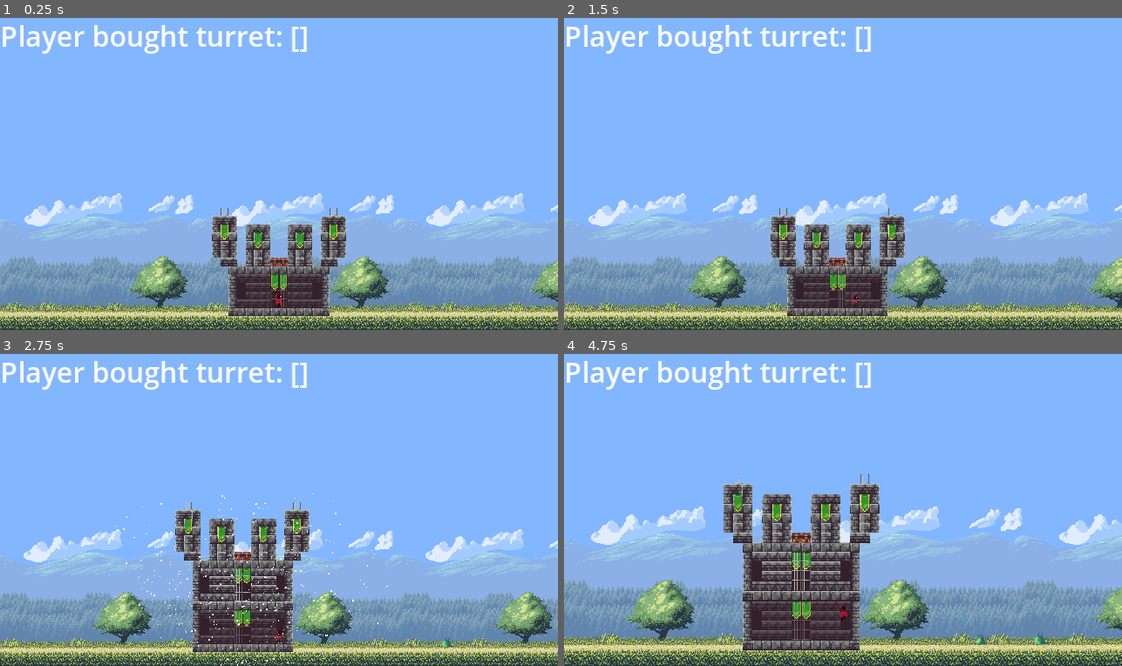
Above: before the commit, frames 1-4 (two rows, left to right).
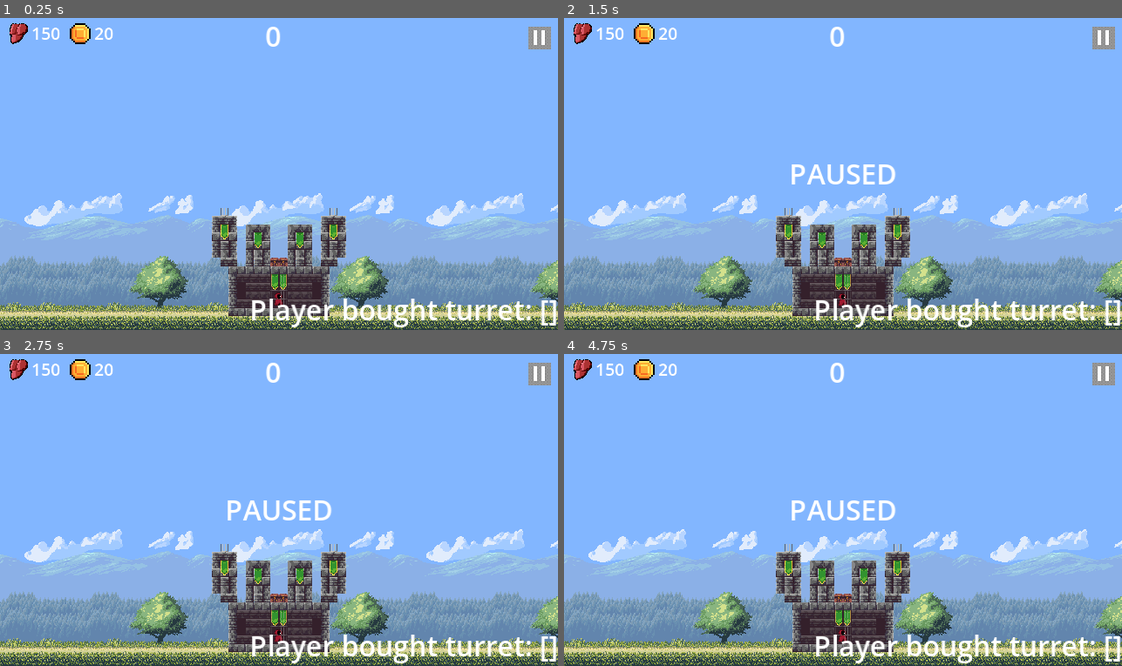
Above: after the commit, the same moments.

Repository: KeveenWong/towerism
Game: Godot game, scene res://scenes/main_franklin.tscn
The game is run twice, just before and just after one commit, with the same random seed, the same clock (stepped at 60 frames per second) and the same inputs.
Inputs (mouse positions are in pixels of both pictures, inside the frame that each line leads up to):
- Up to frame 1 (0.25 s): no input
- Up to frame 2 (1.5 s): click (1105, 36) at 0.52 s; tap Enter at 1.25 s; move the mouse to (965, 158) at 1.27 s; hold D (right) from 1.28 s (still down); click (965, 158) at 1.35 s
- Up to frame 3 (2.75 s): keep holding D (right); tap Space (jump) at 1.52, 2.27 s; move the mouse to (167, 525) at 2.02 s; tap ` (build_floor) at 2.1 s; click (167, 525) at 2.3 s
- Up to frame 4 (4.75 s): move the mouse to (898, 441) at 2.77 s; release D (right) at 2.78 s; hold A (left) 2.78-3.53 s; click (898, 441) at 2.85 s; move the mouse to (815, 572) at 3.52 s; hold D (right) from 3.53 s (still down); tap E (interact) at 3.6 s; tap Space (jump) at 3.77, 4.52 s; click (815, 572) at 3.8 s; move the mouse to (1010, 556) at 4.27 s; hold Mouse wheel up (zoom_in) from 4.28 s (still down); click (1010, 556) at 4.55 s

The runs differ from the first frame. In frame 1, 3.6% of the frame differs, in the area x 0-100%, y 1-100%; in frame 2, 16%; in frame 3, 23%; in frame 4, 34%.
Error after the commit: Parse Error: Class "Slime" hides a global script class. (res://scenes/Enemies/slime.gd:3)

Commit message:
Add HUD, with interactions with health and gold to enemies and purchasing turrets

Diff:
--- a/scenes/Enemies/Slime.gd
+++ b/scenes/Enemies/Slime.gd
@@ -2,12 +2,16 @@
 
 class_name Slime
 
-signal slime_killed
-signal reached_center
+signal enemy_defeated(gold_value: int)
+signal enemy_reached_center(plunder_value: int)
+
 
 const HORIZONTAL_SPEED = 50  # pixels per second
 const VERTICAL_SPEED = 50  # pixels per second
 const REACH_THRESHOLD = 10  # pixels
+const MAX_HEALTH = 10
+const GOLD_VALUE = 5
+const PLUNDER_VALUE = 2
 
 enum State { MOVING_HORIZONTAL, MOVING_UP, MOVING_TO_CENTER }
 
@@ -22,7 +26,7 @@
 
 func _ready():
 	add_to_group("enemies")
-	health_component.max_health = 10
+	health_component.max_health = MAX_HEALTH
 	health_component.health_depleted.connect(_on_health_depleted)
 
 	# Customize VelocityComponent for this enemy type
@@ -65,7 +69,7 @@
 
 			# Check if enemy is close enough to the center x
 			if abs(position.x - castle_center_x) < REACH_THRESHOLD:
-				emit_signal("reached_center")
+				emit_signal("enemy_reached_center", PLUNDER_VALUE)
 				queue_free()
 
 func hit(damage):
@@ -78,5 +82,5 @@
 	return [HORIZONTAL_SPEED, VERTICAL_SPEED]
 
 func _on_health_depleted():
-	emit_signal("slime_killed")
+	emit_signal("enemy_defeated", GOLD_VALUE)
 	queue_free()
--- a/scenes/Enemies/Slime.tscn
+++ b/scenes/Enemies/Slime.tscn
@@ -1,9 +1,9 @@
 [gd_scene load_steps=9 format=3 uid="uid://cvcah0nx5b03c"]
 
-[ext_resource type="Script" path="res://scenes/Enemies/Slime.gd" id="1_7dvr5"]
-[ext_resource type="Texture2D" uid="uid://coqn2qhvfnook" path="res://assets/sprites/enemies/Slime/Slime_Spiked_Run.png" id="2_ikf5y"]
-[ext_resource type="Script" path="res://scenes/Enemies/HealthComponent.gd" id="3_03ed2"]
-[ext_resource type="Script" path="res://scenes/Enemies/VelocityComponent.gd" id="4_8oydu"]
+[ext_resource type="Script" path="res://scenes/Enemies/slime.gd" id="1_rrutu"]
+[ext_resource type="Texture2D" uid="uid://coqn2qhvfnook" path="res://assets/sprites/enemies/Slime/Slime_Spiked_Run.png" id="2_iv8yh"]
+[ext_resource type="Script" path="res://scenes/Enemies/health_component.gd" id="3_cwtwj"]
+[ext_resource type="Script" path="res://scenes/Enemies/velocity_component.gd" id="4_b467r"]
 
 [sub_resource type="CircleShape2D" id="CircleShape2D_m3rx8"]
 radius = 11.0
@@ -72,10 +72,10 @@
 }
 
 [node name="Enemy" type="CharacterBody2D"]
-script = ExtResource("1_7dvr5")
+script = ExtResource("1_rrutu")
 
 [node name="Sprite2D" type="Sprite2D" parent="."]
-texture = ExtResource("2_ikf5y")
+texture = ExtResource("2_iv8yh")
 hframes = 4
 
 [node name="CollisionShape2D" type="CollisionShape2D" parent="."]
@@ -89,7 +89,7 @@
 autoplay = "run"
 
 [node name="HealthComponent" type="Node" parent="."]
-script = ExtResource("3_03ed2")
+script = ExtResource("3_cwtwj")
 
 [node name="VelocityComponent" type="Node" parent="."]
-script = ExtResource("4_8oydu")
+script = ExtResource("4_b467r")
--- a/scenes/Enemies/enemy_spawn_manager.gd
+++ b/scenes/Enemies/enemy_spawn_manager.gd
@@ -20,7 +20,6 @@
 
 		SPAWN_LEFT = CASTLE_LOCATION_X - (1280 / 3)  # Assuming 1280 is your screen width
 		SPAWN_RIGHT = CASTLE_LOCATION_X + (1280 / 3)
-		print("Slime scene", slime_scene)
 	else:
 		print("Error: Castle node not found!")
 
@@ -48,12 +47,12 @@
 
 func spawn_enemy(enemy_type: String, position: Vector2):
 	var enemy
-	print("Is there slime scene", slime_scene)
 	match enemy_type:
 		"slime":
 			enemy = slime_scene.instantiate()
 		"goblin":
 			enemy = goblin_scene.instantiate() if goblin_scene else slime_scene.instantiate()
+			# TODO: Add signal
 
 	enemy.position = position
 	enemy.castle_node = get_parent().get_node("Castle")
@@ -72,5 +71,6 @@
 
 	velocity_component.set_speeds(actual_speed_x, actual_speed_y)
 
-	enemy.connect("slime_killed", Callable(get_parent(), "_on_slime_killed"))
+	enemy.connect("enemy_defeated", Callable(get_parent(), "_on_enemy_defeated"))
+	enemy.connect("enemy_reached_center", Callable(get_parent(), "_on_enemy_reached_center"))
 	get_parent().add_child(enemy)
--- a/scenes/Enemies/EnemySpawnManager.tscn
+++ b/scenes/Enemies/enemy_spawn_manager.tscn
@@ -1,7 +1,7 @@
 [gd_scene load_steps=3 format=3 uid="uid://bt33bdsp31w32"]
 
 [ext_resource type="Script" path="res://scenes/Enemies/enemy_spawn_manager.gd" id="1_ss13c"]
-[ext_resource type="PackedScene" uid="uid://cvcah0nx5b03c" path="res://scenes/Enemies/Slime.tscn" id="2_2l6kw"]
+[ext_resource type="PackedScene" uid="uid://cvcah0nx5b03c" path="res://scenes/Enemies/slime.tscn" id="2_2l6kw"]
 
 [node name="EnemySpawnManager" type="Node"]
 script = ExtResource("1_ss13c")
--- /dev/null
+++ b/scenes/UI/hud.gd
@@ -0,0 +1,29 @@
+extends CanvasLayer
+
+@onready var health_label = $ScalesLabel
+@onready var money_label = $MoneyLabel
+@onready var timer_label = $TimerLabel
+@onready var pause_button = $PauseButton
+@onready var pause_label = $PauseLabel
+
+func _ready():
+	pause_label.visible = false
+
+func _process(delta):
+	pass
+
+func update_scales(value):
+	health_label.text = str(value)
+
+func update_money(value):
+	money_label.text = str(value)
+
+func update_score(value):
+	timer_label.text = str(value)
+
+func _on_pause_button_pressed():
+	toggle_pause()
+
+func toggle_pause():
+	get_tree().paused = !get_tree().paused
+	pause_label.visible = get_tree().paused
--- /dev/null
+++ b/scenes/UI/hud.tscn
@@ -0,0 +1,86 @@
+[gd_scene load_steps=5 format=3 uid="uid://bqcgxr3g1cb3"]
+
+[ext_resource type="Script" path="res://scenes/UI/hud.gd" id="1_5f6x3"]
+[ext_resource type="Texture2D" uid="uid://bojvnionogv12" path="res://assets/sprites/coin.png" id="2_2t2tb"]
+[ext_resource type="Texture2D" uid="uid://d3o1buglkn5ro" path="res://assets/sprites/scale.png" id="2_67ljv"]
+[ext_resource type="Texture2D" uid="uid://d2bt8f3d6ewl5" path="res://assets/sprites/pause.png" id="3_t23t8"]
+
+[node name="HUD" type="CanvasLayer"]
+script = ExtResource("1_5f6x3")
+
+[node name="ScalesLabel" type="Label" parent="."]
+anchors_preset = -1
+offset_left = 18.0
+offset_top = 3.0
+offset_right = 45.0
+offset_bottom = 26.0
+scale = Vector2(0.6, 0.6)
+text = "0"
+metadata/_edit_group_ = true
+
+[node name="ScalesIcon" type="TextureRect" parent="."]
+texture_filter = 1
+offset_left = 5.0
+offset_top = 4.0
+offset_right = 17.0
+offset_bottom = 16.0
+texture = ExtResource("2_67ljv")
+expand_mode = 1
+metadata/_edit_group_ = true
+
+[node name="TimerLabel" type="Label" parent="."]
+offset_left = 137.0
+offset_right = 177.0
+offset_bottom = 23.0
+horizontal_alignment = 1
+
+[node name="PauseButton" type="Button" parent="."]
+process_mode = 3
+texture_filter = 1
+anchors_preset = 1
+anchor_left = 1.0
+anchor_right = 1.0
+offset_left = -21.0
+offset_bottom = 25.0
+grow_horizontal = 0
+focus_mode = 0
+icon = ExtResource("3_t23t8")
+flat = true
+expand_icon = true
+
+[node name="PauseLabel" type="Label" parent="."]
+anchors_preset = 8
+anchor_left = 0.5
+anchor_top = 0.5
+anchor_right = 0.5
+anchor_bottom = 0.5
+offset_left = -31.0
+offset_top = -11.5
+offset_right = 31.0
+offset_bottom = 11.5
+grow_horizontal = 2
+grow_vertical = 2
+text = "PAUSED"
+horizontal_alignment = 1
+
+[node name="MoneyIcon" type="TextureRect" parent="."]
+texture_filter = 1
+offset_left = 38.0
+offset_top = 2.0
+offset_right = 54.0
+offset_bottom = 18.0
+texture = ExtResource("2_2t2tb")
+expand_mode = 1
+metadata/_edit_group_ = true
+
+[node name="MoneyLabel" type="Label" parent="."]
+anchors_preset = -1
+offset_left = 54.0
+offset_top = 3.0
+offset_right = 86.0
+offset_bottom = 26.0
+scale = Vector2(0.6, 0.6)
+text = "0"
+metadata/_edit_group_ = true
+
+[connection signal="pressed" from="PauseButton" to="." method="_on_pause_button_pressed"]
--- a/scenes/UI/ui.tscn
+++ b/scenes/UI/ui.tscn
@@ -30,8 +30,15 @@
 script = ExtResource("1_gope0")
 
 [node name="Label" type="Label" parent="CanvasLayer"]
-offset_right = 40.0
-offset_bottom = 23.0
+anchors_preset = 3
+anchor_left = 1.0
+anchor_top = 1.0
+anchor_right = 1.0
+anchor_bottom = 1.0
+offset_left = -177.0
+offset_top = -23.0
+grow_horizontal = 0
+grow_vertical = 0
 text = "Player bought turret: []"
 
 [node name="SelectionWheel" parent="CanvasLayer" instance=ExtResource("1_wm5sk")]
--- a/scenes/main.tscn
+++ b/scenes/main.tscn
@@ -1,6 +1,6 @@
 [gd_scene load_steps=14 format=3 uid="uid://k64plrsd8f6w"]
 
-[ext_resource type="PackedScene" uid="uid://cvcah0nx5b03c" path="res://scenes/Enemies/Slime.tscn" id="1_ir8sd"]
+[ext_resource type="PackedScene" uid="uid://cvcah0nx5b03c" path="res://scenes/Enemies/slime.tscn" id="1_ir8sd"]
 [ext_resource type="Texture2D" uid="uid://cfsknewl1umgt" path="res://assets/sprites/background/sky background.png" id="1_l83v8"]
 [ext_resource type="Script" path="res://scenes/main.gd" id="1_mjuie"]
 [ext_resource type="Texture2D" uid="uid://b4ugcadbh4gx" path="res://castle-tower-pixel-free-vector.png" id="1_yjpfe"]
--- a/scenes/main_franklin.gd
+++ b/scenes/main_franklin.gd
@@ -1,6 +1,7 @@
 extends Node2D
 
-var money = 0
+var scales = 150
+var money = 20
 var score = 0
 
 @export var slime_scene: PackedScene
@@ -9,6 +10,7 @@
 @onready var selection_ui = $Ui/CanvasLayer
 @onready var castle = $Castle
 @onready var enemy_spawn_manager = $EnemySpawnManager
+@onready var HUD = $HUD
 
 const SCREEN_WIDTH = 1280
 const SCREEN_HEIGHT = 720
@@ -30,12 +32,25 @@
 		print("Error: Castle node not found!")
 
 	$EnemyTimer.start()
+	$ScoreTimer.start()
+	HUD.update_scales(scales)
+	HUD.update_money(money)
+	HUD.update_score(score)
 
-func _on_slime_killed():
-	score += 1
+func _on_enemy_defeated(gold_value: int):
+	print("Enemy killed and gained: ", gold_value)
+	money += gold_value
+	HUD.update_money(money)
+
+
+func _on_enemy_reached_center(plunder_value: int):
+	print("Enemy reached and plundered: ", plunder_value)
+	scales -= plunder_value
+	HUD.update_scales(scales)
 
 func _on_score_timer_timeout() -> void:
 	score += 1
+	HUD.update_score(score)
 
 func _on_enemy_timer_timeout() -> void:
 	enemy_spawn_manager.spawn_random_enemy()
@@ -47,7 +62,7 @@
 	selection_ui.hide_wheel()
 
 func place_turret(turret_type: String, side: String):
-	var turret_cost = 0  # Set the cost of the turret
+	var turret_cost = 10  # Set the cost of the turret
 
 	if money >= turret_cost:
 		var turret_scene_to_use = turret_types.get(turret_type, turret_scene)
@@ -87,6 +102,7 @@
 			placed_turrets[window_key] = turret
 
 			money -= turret_cost
+			HUD.update_money(money)
 			print("Placing turret: " + turret_type + " at position: " + str(window_position))
 		else:
 			print("Error: Turret type '" + turret_type + "' not found.")
--- a/scenes/main_franklin.tscn
+++ b/scenes/main_franklin.tscn
@@ -1,8 +1,8 @@
-[gd_scene load_steps=14 format=3 uid="uid://fhjpepkdi0ab"]
+[gd_scene load_steps=15 format=3 uid="uid://fhjpepkdi0ab"]
 
 [ext_resource type="Script" path="res://scenes/main_franklin.gd" id="1_bp433"]
 [ext_resource type="Texture2D" uid="uid://cfsknewl1umgt" path="res://assets/sprites/background/sky background.png" id="1_i27bk"]
-[ext_resource type="PackedScene" uid="uid://cvcah0nx5b03c" path="res://scenes/Enemies/Slime.tscn" id="2_gihbq"]
+[ext_resource type="PackedScene" uid="uid://cvcah0nx5b03c" path="res://scenes/Enemies/slime.tscn" id="2_gihbq"]
 [ext_resource type="Texture2D" uid="uid://4xpc4h3kxtxy" path="res://assets/sprites/background/clouds-x3.png" id="2_hbjf4"]
 [ext_resource type="Texture2D" uid="uid://r5e1h18qsf5w" path="res://assets/sprites/background/mountain_x3.png" id="3_cgs4n"]
 [ext_resource type="Texture2D" uid="uid://d1rx1rn8p6pu0" path="res://assets/sprites/background/far_woods_x3.png" id="4_1xtdy"]
@@ -11,7 +11,8 @@
 [ext_resource type="PackedScene" uid="uid://cf4lv0gklc2t2" path="res://scenes/player.tscn" id="7_xswan"]
 [ext_resource type="PackedScene" uid="uid://cfddndby1ecnx" path="res://scenes/Castle/castle.tscn" id="8_jvlbx"]
 [ext_resource type="PackedScene" uid="uid://btkj83hjtgka2" path="res://scenes/UI/ui.tscn" id="12_ys65o"]
-[ext_resource type="PackedScene" uid="uid://bt33bdsp31w32" path="res://scenes/Enemies/EnemySpawnManager.tscn" id="13_ms3if"]
+[ext_resource type="PackedScene" uid="uid://bqcgxr3g1cb3" path="res://scenes/UI/hud.tscn" id="13_2ksaj"]
+[ext_resource type="PackedScene" uid="uid://bt33bdsp31w32" path="res://scenes/Enemies/enemy_spawn_manager.tscn" id="13_ms3if"]
 
 [sub_resource type="RectangleShape2D" id="RectangleShape2D_k4byv"]
 size = Vector2(2212, 66)
@@ -92,11 +93,16 @@
 [node name="Castle" parent="." instance=ExtResource("8_jvlbx")]
 position = Vector2(841, 125)
 
-[node name="EnemyTimer" type="Timer" parent="."]
-wait_time = 2.0
-
 [node name="Ui" parent="." instance=ExtResource("12_ys65o")]
 
 [node name="EnemySpawnManager" parent="." instance=ExtResource("13_ms3if")]
 
+[node name="HUD" parent="." instance=ExtResource("13_2ksaj")]
+
+[node name="EnemyTimer" type="Timer" parent="."]
+wait_time = 2.0
+
+[node name="ScoreTimer" type="Timer" parent="."]
+
 [connection signal="timeout" from="EnemyTimer" to="." method="_on_enemy_timer_timeout"]
+[connection signal="timeout" from="ScoreTimer" to="." method="_on_score_timer_timeout"]
--- a/scripts/castle.gd
+++ b/scripts/castle.gd
@@ -21,6 +21,7 @@
 @export var smoke_effect_scene: PackedScene
 @onready var castle_top_instance: Node = $CastleTop
 var initial_setup_complete = false
+var game = get_parent()
 
 func _ready():
 	# Initialize floors from existing children
@@ -161,95 +162,3 @@
 	else:
 		print("Error: No floors found in the castle!")
 		return 0.0
-
-# ... (other functions remain the same)
-
-#extends Node
-#
-#class_name Castle
-#
-#const FLOOR_HEIGHT = 80  # Height of each floor in pixels
-#
-#class Floor:
-	#var level: int
-	#var scene: PackedScene
-	#var instance: Node = null
-	#
-	#func _init(_level: int, _scene: PackedScene):
-		#level = _level
-		#scene = _scene
-#
-#var floors: Dictionary = {}
-#var current_floor: int = 1
-#@onready var floor_container = $FloorContainer
-#@export var floor_scene: PackedScene
-#@export var castle_top_scene: PackedScene
-#var castle_top_instance: Node = null
-#
-#func _ready():
-	## Clear any existing floors and castle top that might be in the scene
-	#for child in floor_container.get_children():
-		#child.queue_free()
-	#
-	## Start with one floor
-	#add_floor(1)
-	#
-	## Add the castle top
-	#add_castle_top()
-#
-#func add_floor(level: int):
-	#if level in floors:
-		#print("Floor ", level, " already exists!")
-		#return
-	#
-	#var new_floor = Floor.new(level, floor_scene)
-	#floors[level] = new_floor
-	#
-	#_instantiate_floor(new_floor)
-	#update_castle_top_position()
-#
-#func _instantiate_floor(floor: Floor):
-	#floor.instance = floor_scene.instantiate()
-	#floor_container.add_child(floor.instance)
-	#
-	#floor.instance.position.y = -(floor.level - 1) * FLOOR_HEIGHT
-	#
-	#assert(floor.instance.has_node("PlayerSpawnPoint"), "Floor scene is missing PlayerSpawnPoint!")
-#
-#func add_castle_top():
-	#if castle_top_instance:
-		#castle_top_instance.queue_free()
-	#
-	#castle_top_instance = castle_top_scene.instantiate()
-	#add_child(castle_top_instance)
-	#update_castle_top_position()
-#
-#func update_castle_top_position():
-	#if castle_top_instance:
-		#var highest_floor = floors.keys().max()
-		#var top_position = -(highest_floor * FLOOR_HEIGHT)
-		#castle_top_instance.position.y = top_position
-		#print("Castle top position updated to: ", castle_top_instance.position)
-#
-#func change_floor(to_level: int) -> bool:
-	#if to_level not in floors:
-		#print("Floor ", to_level, " doesn't exist!")
-		#return false
-	#
-	#current_floor = to_level
-	#return true
-#
-#func get_floor_center_position(level: int) -> Vector2:
-	#if level in floors and floors[level].instance:
-		#var center = floors[level].instance.global_position
-		#center.y += FLOOR_HEIGHT / 2
-		#return center
-	#return Vector2.ZERO
-#
-#func build_new_floor() -> bool:
-	#var new_level = floors.keys().max() + 1
-	#add_floor(new_level)
-	#print("New floor built at level ", new_level)
-	#return true
-#
-## ... (other functions remain the same)
Not shown, added: assets/sprites/Pixel Coin Animation.png.import
Binary file added: assets/sprites/blue_pause.jpg
Not shown, added: assets/sprites/blue_pause.jpg.import
Binary file added: assets/sprites/coin.png
Not shown, added: assets/sprites/coin.png.import
Not shown, added: assets/sprites/pause.jpg.import
Binary file added: assets/sprites/pause.png
Not shown, added: assets/sprites/pause.png.import
Not shown: 2 places in scenes/Enemies/Slime.tscn that only renumber resources
Renamed: scenes/Enemies/HealthComponent.gd -> scenes/Enemies/health_component.gd
Renamed: scenes/Enemies/VelocityComponent.gd -> scenes/Enemies/velocity_component.gd
